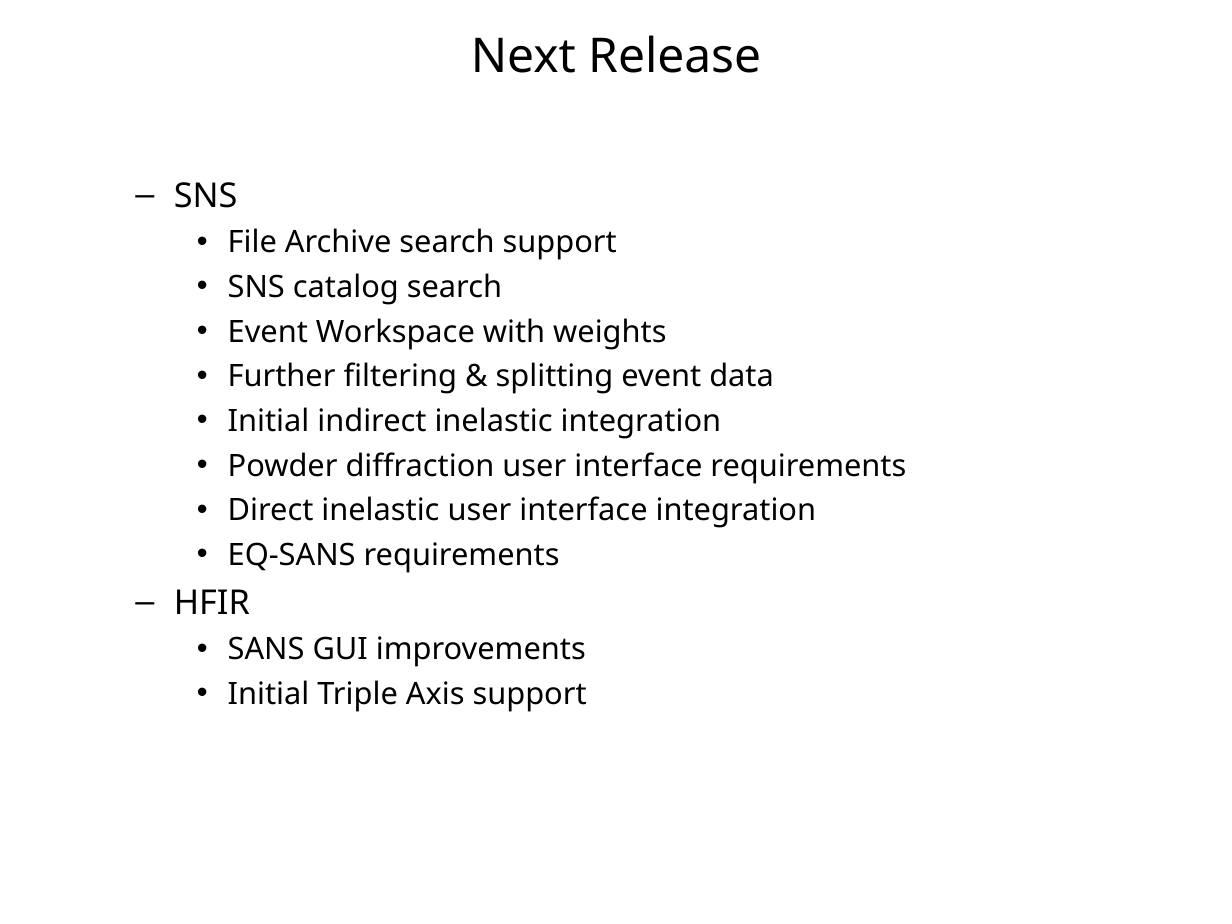
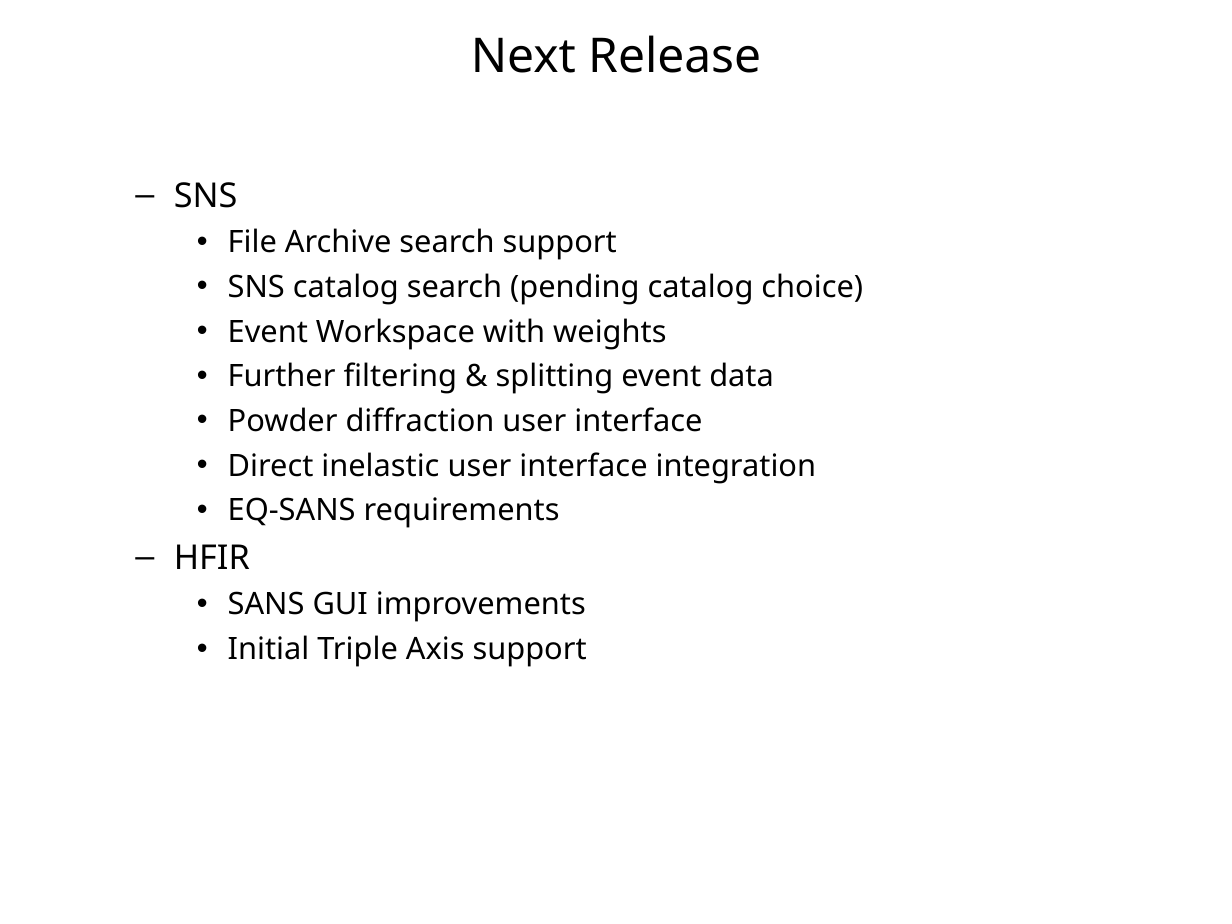
Before and after one commit to mantidproject/documents, a slide deck: slide 15 of Presentations/Scientific Steering Committee/Mantid Scientific Steering committee 10-11-2010.ppt. Drawn at 1232x924 pixels with LibreOffice and Linux fonts; fonts in the diff are those of the drawing; background and template pictures are left out. Boxes give left, top, right and bottom in pixels: in the first picture for what was removed or moved away, otherwise in the second. Text is boxed around its words. In the diff, an @@ line names an element or a change of style, - is before the commit and + after.

Commit message:
update Presentations

```diff
--- a/Presentations/Scientific Steering Committee/Mantid Scientific Steering committee 10-11-2010.ppt
+++ b/Presentations/Scientific Steering Committee/Mantid Scientific Steering committee 10-11-2010.ppt
@@ text at [228,273,863,305]: text changed @@
-    • SNS catalog search
+    • SNS catalog search (pending catalog choice)
@@ text at [228,407,702,432]: text changed @@
-    • Initial indirect inelastic integration
-    • Powder diffraction user interface requirements
+    • Powder diffraction user interface
```
Also in this commit, not shown: 3 other slides changed.
